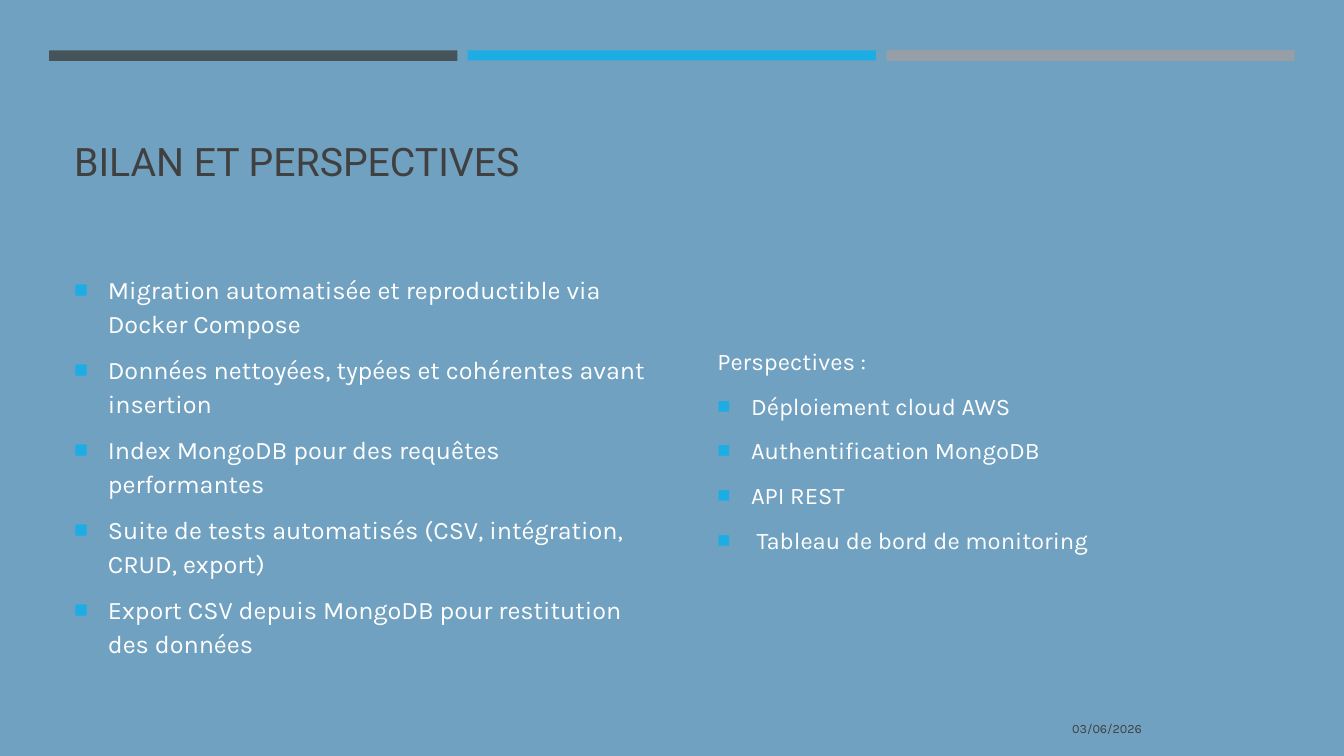
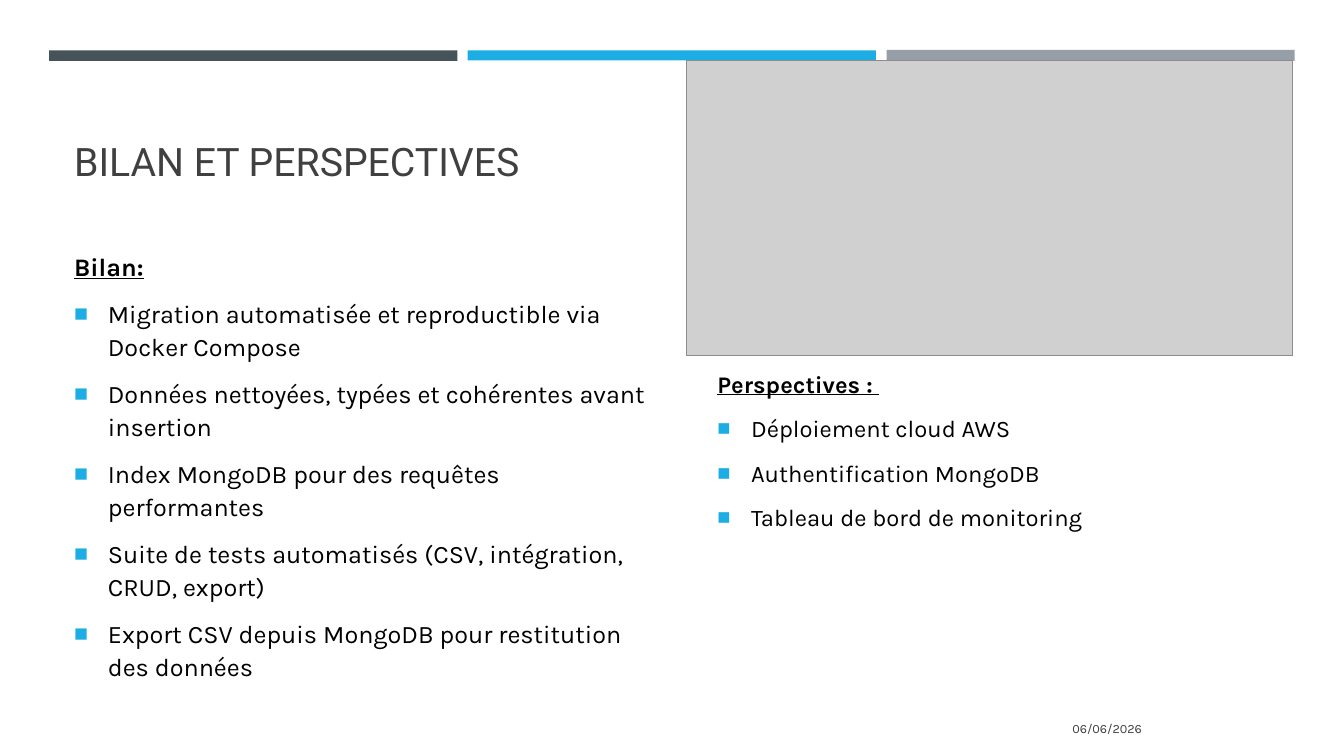
Before and after one commit to Sebules/Project_5_OpenClassrooms_Data_Engineer, a slide deck: slide 14 of ulesie_sebastien_2_presentation_062026.pptx (slide 19 before the commit). Drawn at 1344x756 pixels with LibreOffice and Linux fonts; fonts in the diff are those of the drawing; grey boxes stand for pictures. Boxes give left, top, right and bottom in pixels: in the first picture for what was removed or moved away, otherwise in the second. Text is boxed around its words. In the diff, an @@ line names an element or a change of style, - is before the commit and + after.

```diff
--- a/ulesie_sebastien_2_presentation_062026.pptx
+++ b/ulesie_sebastien_2_presentation_062026.pptx
@@ background #70A1C0 to #FFFFFF @@
@@ picture added at bbox=[687, 60, 1294, 356] @@
@@ text "Perspectives :" at bbox=[717, 376, 1082, 532]: text colour #FFFFFF to #000000; bold on, underline on in "Perspectives :" @@
@@ text at bbox=[74, 258, 143, 279]: paragraph added @@
+Bilan:
@@ text at bbox=[108, 304, 645, 677]: text colour #FFFFFF to #000000 @@
@@ text at bbox=[751, 489, 844, 504]: paragraph removed @@
-■ API REST
@@ text at bbox=[1072, 724, 1142, 734]: text changed @@
-03/06/2026
+06/06/2026
```
Also in this commit, not shown: 11 other slides changed, 3 slides added, 7 slides removed, 23 other files.
